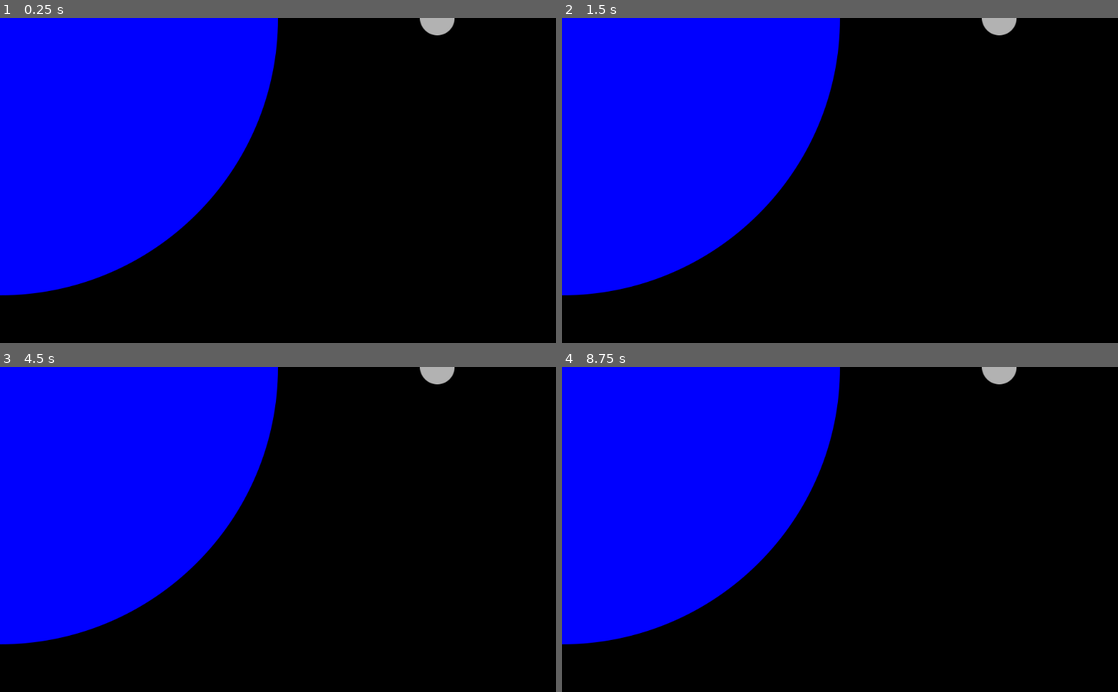
Above: before the commit, frames 1-4 (two rows, left to right).
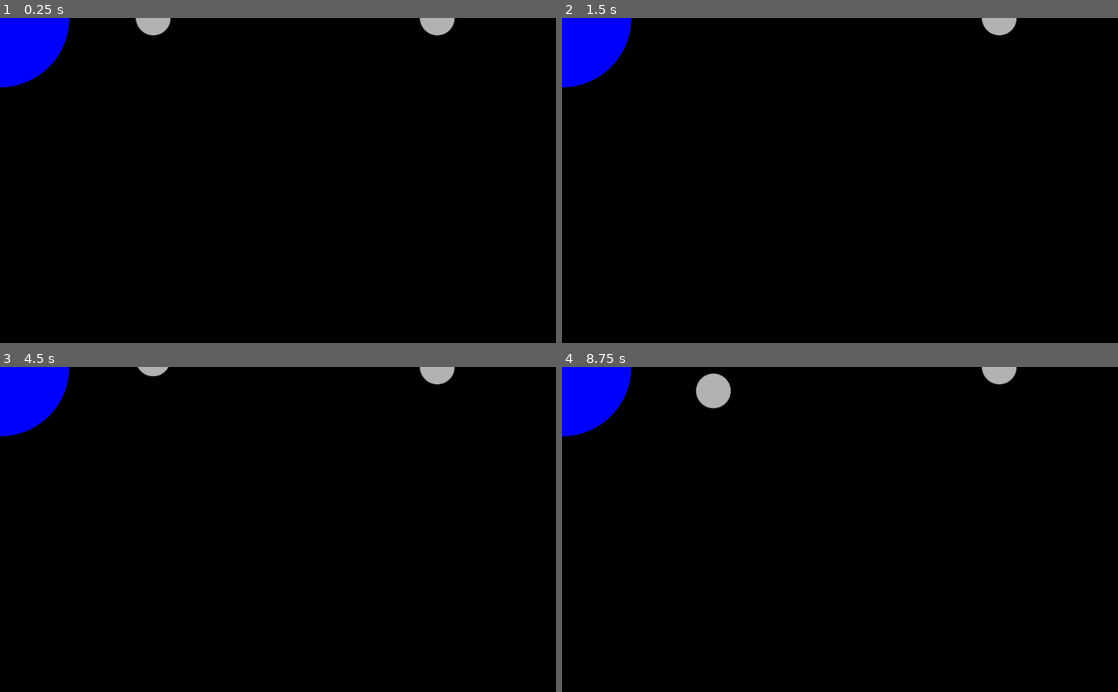
Above: after the commit, the same moments.

Repository: kreivi/Kuumela
Game: Godot game, scene res://main/main.tscn
The game is run twice, just before and just after one commit, with the same random seed, the same clock (stepped at 60 frames per second) and the same inputs.
Inputs:
- Up to frame 1 (0.25 s): no input
- Up to frame 2 (1.5 s): tap Enter at 0.5 s; hold D (clockwise) 0.53-1.28 s; tap A (counter_clockwise) at 0.8, 1.35 s
- Up to frame 3 (4.5 s): tap D (clockwise) at 1.55, 3.05 s; tap Space at 2, 3.5 s; hold D (clockwise) 2.03-2.78 s; tap A (counter_clockwise) at 2.3, 2.85, 3.8, 4.35 s; tap Enter at 2.75 s; hold D (clockwise) 3.53-4.28 s
- Up to frame 4 (8.75 s): tap D (clockwise) at 4.55, 6.05, 7.55 s; tap Enter at 5 s; hold D (clockwise) 5.03-5.78 s; tap A (counter_clockwise) at 5.3, 5.85, 6.8, 7.35, 8.3 s; tap Space at 6.5 s; hold D (clockwise) 6.53-7.28 s; hold D (clockwise) from 8.03 s (still down)

The runs differ from the first frame. In frame 1, 32% of the frame differs, in the area x 0-50%, y 0-86%; in frame 2, 32%; in frame 3, 32%; in frame 4, 32%.

Commit message:
Move the moon around earth on input

Diff:
--- /dev/null
+++ b/earth/earth.gd
@@ -0,0 +1,17 @@
+extends KinematicBody2D
+
+# Signal when earth gets hit
+signal earth_hit
+
+# Export the speed so it can be altered via properties
+export var rotation_speed = 10
+
+func _physics_process(delta):
+	# Read movement input
+	var rot = 0
+	if Input.is_action_pressed("clockwise"):
+		rot += 1
+	if Input.is_action_pressed("counter_clockwise"):
+		rot -= 1
+	# Apply rotation
+	$MoonSpatial.rotation += PI * rot * delta
--- a/earth/earth.svg
+++ b/earth/earth.svg
@@ -9,9 +9,9 @@
    xmlns="http://www.w3.org/2000/svg"
    xmlns:sodipodi="http://sodipodi.sourceforge.net/DTD/sodipodi-0.dtd"
    xmlns:inkscape="http://www.inkscape.org/namespaces/inkscape"
-   width="1024"
-   height="1024"
-   viewBox="0 0 1024 1024"
+   width="256"
+   height="256"
+   viewBox="0 0 256 256"
    version="1.1"
    id="svg8"
    inkscape:version="0.92.4 (5da689c313, 2019-01-14)"
@@ -26,7 +26,7 @@
      inkscape:pageopacity="0.0"
      inkscape:pageshadow="2"
      inkscape:zoom="0.35"
-     inkscape:cx="408.57143"
+     inkscape:cx="-55.714284"
      inkscape:cy="571.42857"
      inkscape:document-units="px"
      inkscape:current-layer="layer1"
@@ -64,12 +64,12 @@
      inkscape:label="Layer 1"
      inkscape:groupmode="layer"
      id="layer1"
-     transform="translate(0,-26.06665)">
+     transform="translate(0,-794.06665)">
     <circle
-       style="opacity:1;fill:#0000ff;fill-opacity:1;fill-rule:nonzero;stroke:none;stroke-width:3.02023673;stroke-linecap:butt;stroke-linejoin:miter;stroke-miterlimit:2;stroke-dasharray:none;stroke-dashoffset:0;stroke-opacity:1;paint-order:markers stroke fill"
+       style="opacity:1;fill:#0000ff;fill-opacity:1;fill-rule:nonzero;stroke:none;stroke-width:0.75505918;stroke-linecap:butt;stroke-linejoin:miter;stroke-miterlimit:2;stroke-dasharray:none;stroke-dashoffset:0;stroke-opacity:1;paint-order:markers stroke fill"
        id="path4515"
-       cx="512"
-       cy="538.06665"
-       r="512" />
+       cx="128"
+       cy="922.06665"
+       r="128" />
   </g>
 </svg>
--- a/earth/earth.tscn
+++ b/earth/earth.tscn
@@ -1,14 +1,22 @@
-[gd_scene load_steps=3 format=2]
+[gd_scene load_steps=5 format=2]
 
 [ext_resource path="res://earth/earth.svg" type="Texture" id=1]
+[ext_resource path="res://earth/earth.gd" type="Script" id=2]
+[ext_resource path="res://moon/moon.tscn" type="PackedScene" id=3]
 
 [sub_resource type="CircleShape2D" id=1]
-radius = 511.912
+radius = 131.033
 
-[node name="Earth" type="Area2D"]
+[node name="Earth" type="KinematicBody2D"]
+script = ExtResource( 2 )
 
 [node name="EarthCollision" type="CollisionShape2D" parent="."]
 shape = SubResource( 1 )
 
 [node name="EarthSprite" type="Sprite" parent="."]
 texture = ExtResource( 1 )
+
+[node name="MoonSpatial" type="Node2D" parent="."]
+
+[node name="Moon" parent="MoonSpatial" instance=ExtResource( 3 )]
+position = Vector2( 282.327, 0 )
